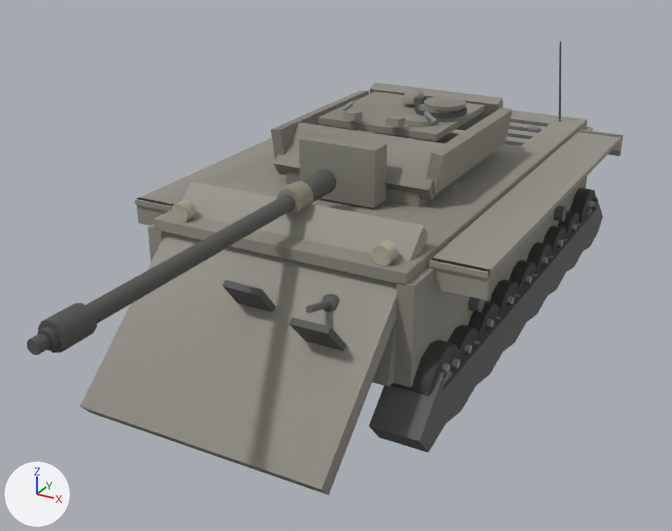
The glTF model client/assets/models/amx50100.glb as it was, and as the next commit left it.
Before and after are seen from a 50 mm camera at (4.77, -10.51, 5.54) aimed at (-0.08, -1.7, 1.13). The axes (+X, +Y, +Z) are drawn at lower left. The lights are the same throughout. The older version comes first. Where no turn or scale is listed for an object, it has been applied to the vertices. Vertices at exactly the same position are counted once.

The scene before the commit, as lines of its bpy script (objects in view):
```python
me_mesh_18 = bpy.data.meshes.new('Mesh_18')
me_mesh_18.from_pydata(...)  # 160 vertices, 296 faces; spans x -1.84..1.84, y -3.5..3.5, z 0.1..1.13
me_mesh_18.materials.append(mat_tracks_mat)
me_mesh_19 = bpy.data.meshes.new('Mesh_19')
me_mesh_19.from_pydata(...)  # 144 vertices, 232 faces; spans x -2.14..2.14, y -3.2..3.2, z 0.75..2.16
me_mesh_19.materials.append(mat_hullside_mat)
me_mesh_20 = bpy.data.meshes.new('Mesh_20')
me_mesh_20.from_pydata(...)  # 80 vertices, 132 faces; spans x -1.41..1.41, y -4.67..-2.25, z 0.28..2.23
me_mesh_20.materials.append(mat_glacis_mat)
# before: 0 (1.41, -2.62, 2.23) at pixel (423, 225), 1 (1.41, -4.67, 0.43) at pixel (321, 489), 2 (1.41, -2.49, 2.08) at pixel (428, 235), 3 (1.41, -4.53, 0.28) at pixel (328, 495), 4 (-1.41, -2.49, 2.08)
# before: 5 (-1.41, -4.53, 0.28) at pixel (90, 412), 6 (-1.41, -2.62, 2.23) at pixel (191, 181), 7 (-1.41, -4.67, 0.43) at pixel (79, 406)
me_mesh_23 = bpy.data.meshes.new('Mesh_23')
me_mesh_23.from_pydata(...)  # 76 vertices, 124 faces; spans x -1.5..1.5, y -3.2..3.2, z 1.84..2.0
me_mesh_23.materials.append(mat_hulltop_mat)
# before: 0 (1.5, -3.2, 1.96) at pixel (406, 273), 1 (1.5, -3.2, 1.84) at pixel (405, 285), 6 (-1.5, -3.2, 1.96) at pixel (153, 218), 7 (-1.5, -3.2, 1.84) at pixel (154, 229)
ob_glacis = bpy.data.objects.new('glacis', me_mesh_20)
ob_glacis.location = (0.0, 0.0, 0.0)
ob_hullside = bpy.data.objects.new('hullSide', me_mesh_19)
ob_hullside.location = (0.0, 0.0, 0.0)
ob_hulltop = bpy.data.objects.new('hullTop', me_mesh_23)
ob_hulltop.location = (0.0, 0.0, 0.0)
ob_tracks = bpy.data.objects.new('tracks', me_mesh_18)
ob_tracks.location = (0.0, 0.0, 0.0)
# also in view: 'turretFront' at (0.0, -1.24, 2.32); 'barrel' at (0.0, -4.22, 2.3); 'mantlet' at (0.0, -1.68, 2.32); 'turretRear' at (0.0, 0.94, 2.45); 'turretRoof' at (0.02, -0.16, 2.71)
```
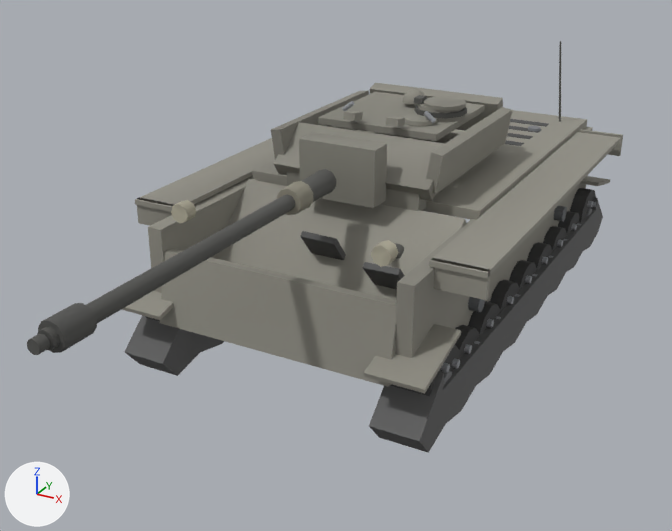
What differs and where, as boxes (x1, y1, x2, y2) in the pictures (672 x 531 px; the box of a moved part takes in the faces that stretch with it):
'glacis', reshaped: before (80, 181, 428, 495); after (212, 179, 466, 300)
'tracks', reshaped: before (369, 197, 603, 453); after (121, 176, 610, 453)
'hullTop', reshaped (23% narrower, 37% shorter): before (153, 110, 587, 285); after (252, 110, 587, 220)
part 1 of me_mesh_18, added: after (121, 176, 610, 393)
part 2 of me_mesh_20, moved or reshaped (mostly hidden afterwards): before (322, 294, 340, 312); after (396, 243, 404, 259)
part 3 of me_mesh_20, moved or reshaped (not visible afterwards): before (306, 300, 331, 314)
part 4 of me_mesh_20, moved or reshaped: before (222, 280, 275, 312); after (300, 231, 346, 260)
part 5 of me_mesh_20, moved or reshaped: before (289, 318, 346, 351); after (362, 262, 404, 289)
part 6 of me_mesh_20, moved or reshaped: before (80, 181, 428, 495); after (212, 179, 466, 300)
'lowerPlate', unchanged, uncovered by the edit: before (372, 321, 396, 387); after (160, 249, 397, 387)
'wheel16', unchanged, covered by the edit: before (390, 340, 461, 396); after (390, 345, 461, 396)

The edits, one by one:
me_mesh_18 is used by ob_tracks; location (0.0, 0.0, 0.0).
me_mesh_18 had 160 vertices, 296 faces and spanned x -1.84..1.84, y -3.5..3.5, z 0.1..1.13.
me_mesh_18 now has 192 vertices, 344 faces and spans x -1.88..1.88, y -3.54..3.5, z 0.1..1.22.
Part 1, on me_mesh_18:
16 vertices are added at x -1.88..1.24, y -3.54..3.5, z 0.94..1.22.
16 new vertices lie (0.64, 0.0, 0.0) away from vertices in x -1.88..1.24, y -3.54..3.5, z 0.94..1.22.
48 new faces join them.
me_mesh_20 is used by ob_glacis; location (0.0, 0.0, 0.0).
me_mesh_20 had 80 vertices, 132 faces and spanned x -1.41..1.41, y -4.67..-2.25, z 0.28..2.23.
me_mesh_20 now has 80 vertices, 132 faces and spans x -1.41..1.41, y -2.97..-0.77, z 0.47..2.02.
me_mesh_20 part 2: the loose piece of 26 vertices spanning x 0.66..0.9, y -3.47..-3.23, z 1.4..1.64 is moved by (0.0, 1.48, 0.0).
me_mesh_20 part 3: the loose piece of 14 vertices spanning x 0.75..0.81, y -3.79..-3.33, z 1.51..1.7 is moved by (0.0, 1.48, 0.0).
me_mesh_20 part 4: the loose piece of 8 vertices spanning x -0.21..0.25, y -3.83..-3.23, z 1.1..1.76 is moved by (0.0, 1.48, 0.0).
me_mesh_20 part 5: the loose piece of 8 vertices spanning x 0.67..1.13, y -3.98..-3.38, z 0.97..1.63 is moved by (0.0, 1.48, 0.0).
Part 6, on me_mesh_20:
Vertices 0, 2, 4, 6 of me_mesh_20 move by (0.0, 1.13, -0.31).
Vertices 1, 3, 5, 7 of me_mesh_20 move by (0.0, 1.7, 0.19).
Other edits to the shape of me_mesh_20 do not show in these pictures.
me_mesh_23 is used by ob_hulltop; location (0.0, 0.0, 0.0).
me_mesh_23 had 76 vertices, 124 faces and spanned x -1.5..1.5, y -3.2..3.2, z 1.84..2.0.
me_mesh_23 now has 76 vertices, 124 faces and spans x -1.5..1.5, y -1.27..3.2, z 1.84..2.0.
Part 7, on me_mesh_23:
Vertices 0, 1, 6, 7 of me_mesh_23 move by (0.0, 1.93, 0.0).
